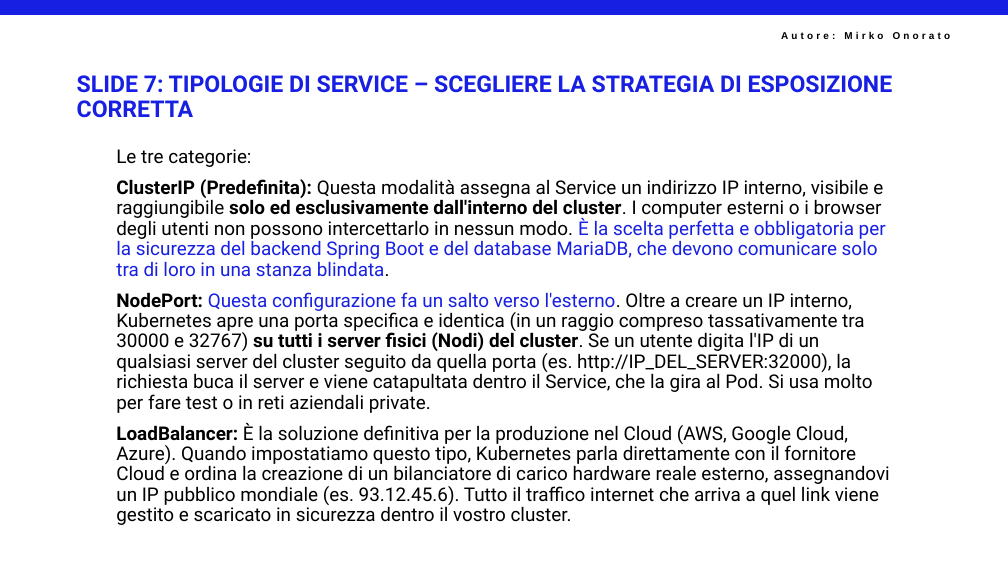
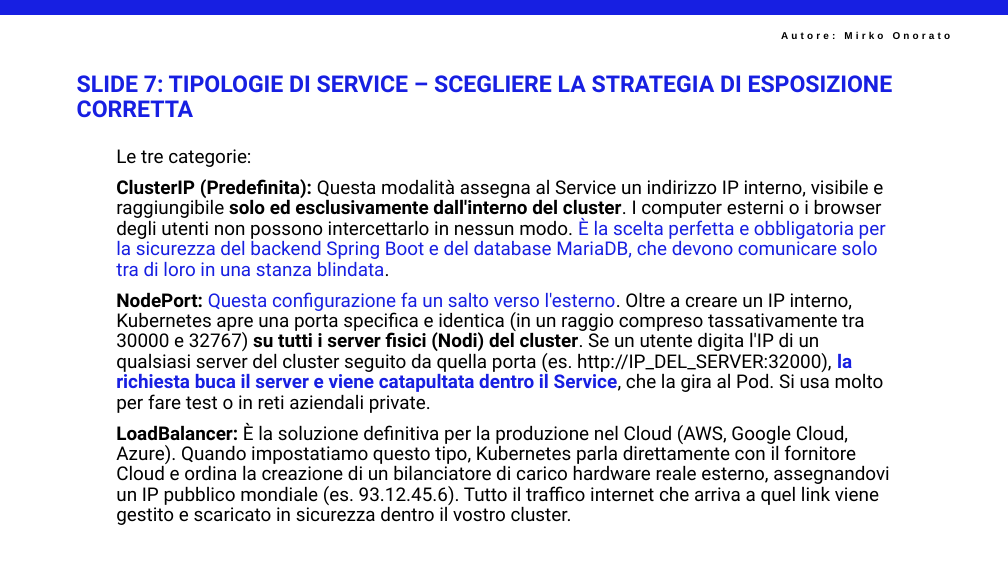
Before and after one commit to mirkoSkF/Docker-Slides, a slide deck: slide 9 of 5 - IL NETWORKING DI KUBERNETES E I SERVICE (L'ANIMA DELLA RETE).pptx. Drawn at 1008x567 pixels with LibreOffice and Linux fonts; fonts in the diff are those of the drawing; background and template pictures are left out. Boxes give left, top, right and bottom in pixels: in the first picture for what was removed or moved away, otherwise in the second. Text is boxed around its words. In the diff, an @@ line names an element or a change of style, - is before the commit and + after.

```diff
--- a/5 - IL NETWORKING DI KUBERNETES E I SERVICE (L'ANIMA DELLA RETE).pptx
+++ b/5 - IL NETWORKING DI KUBERNETES E I SERVICE (L'ANIMA DELLA RETE).pptx
@@ text at [116,292,884,413]: text colour #000000 to #171FE2, bold on in "la richiesta buca il server e viene ..." @@
```
Also in this commit, not shown: 2 other slides changed, 16 slides added.
